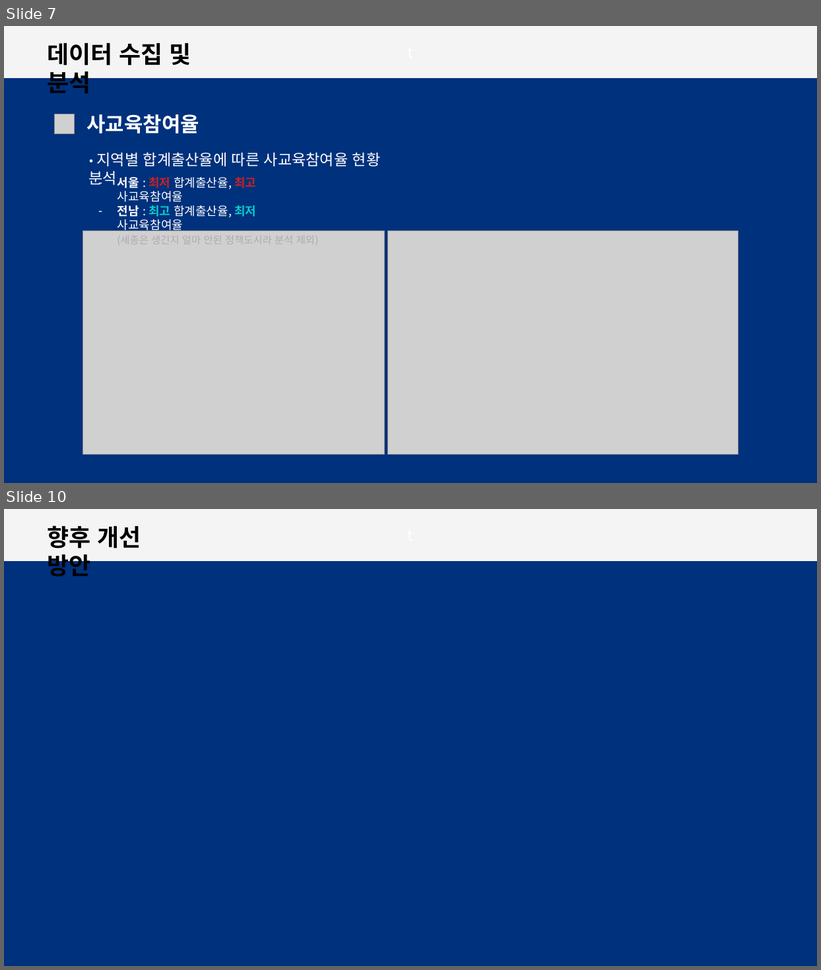
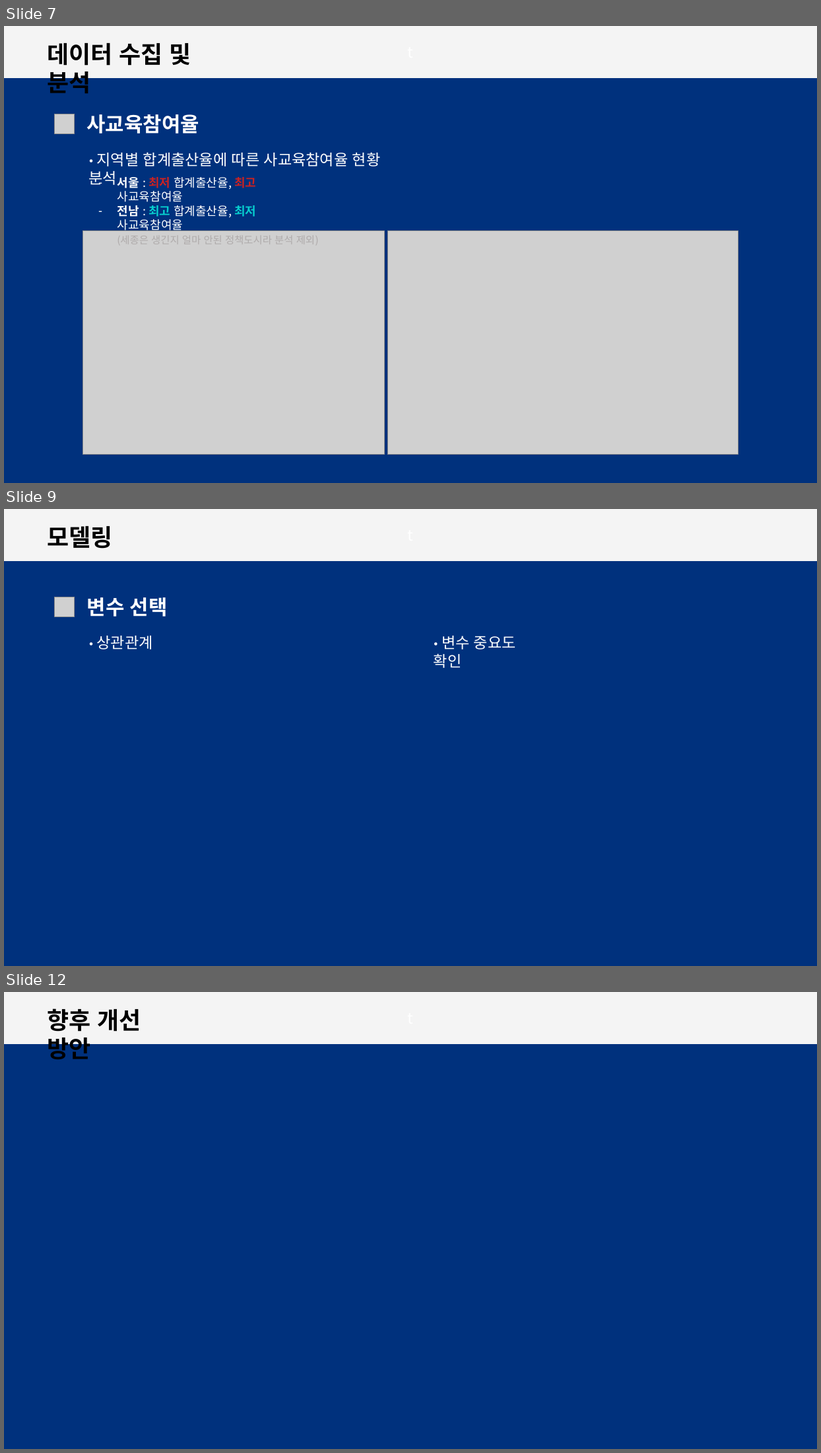
Before and after one commit to gun8217/conda, a slide deck: project/01. machine learning/자료/더 이상 미룰 수 없는 초저출산 극복.pptx. Shown one above the other, each under a label of ours: slides 7 and 10 before the commit, slides 7, 9 and 12 after it; the slides between them are not shown. The pictures are 821x970 and 821x1453 pixels, drawn with LibreOffice and Linux fonts; fonts in the diff are those of the drawing; grey boxes stand for pictures; background and template pictures are left out. Boxes give left, top, right and bottom in pixels: in the first picture for what was removed or moved away, otherwise in the second. Text is boxed around its words. In the diff, an @@ line names an element or a change of style, - is before the commit and + after.

```diff
--- a/project/01. machine learning/자료/더 이상 미룰 수 없는 초저출산 극복.pptx
+++ b/project/01. machine learning/자료/더 이상 미룰 수 없는 초저출산 극복.pptx
@@ slide 9 added at box(4, 509, 817, 966), background #00317D; not listed: 1 template element that a slide beside it also shows @@
@@ text added at box(48, 526, 113, 549), 28 pt, text #000000, bold @@
+모델링
@@ picture added at box(55, 597, 74, 617) @@
@@ text added at box(87, 597, 168, 617), 24 pt, text #FFFFFF, bold @@
+변수 선택
@@ text added at box(97, 636, 153, 650), 18 pt, text #FFFFFF @@
+· 상관관계
@@ text added at box(434, 636, 516, 668), 18 pt, text #FFFFFF @@
+· 변수 중요도 확인
@@ what was slide 10 is now slide 12 @@
```
Also in this commit, not shown: 1 slide changed, 2 other slides added, 4 slides removed.
